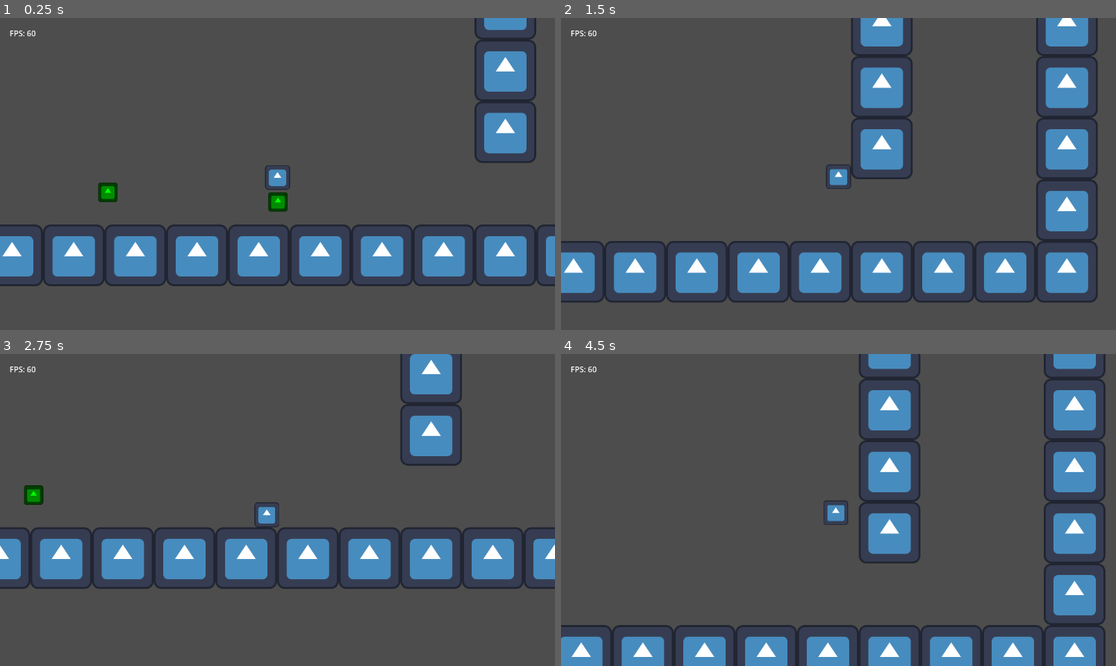
Above: before the commit, frames 1-4 (two rows, left to right).
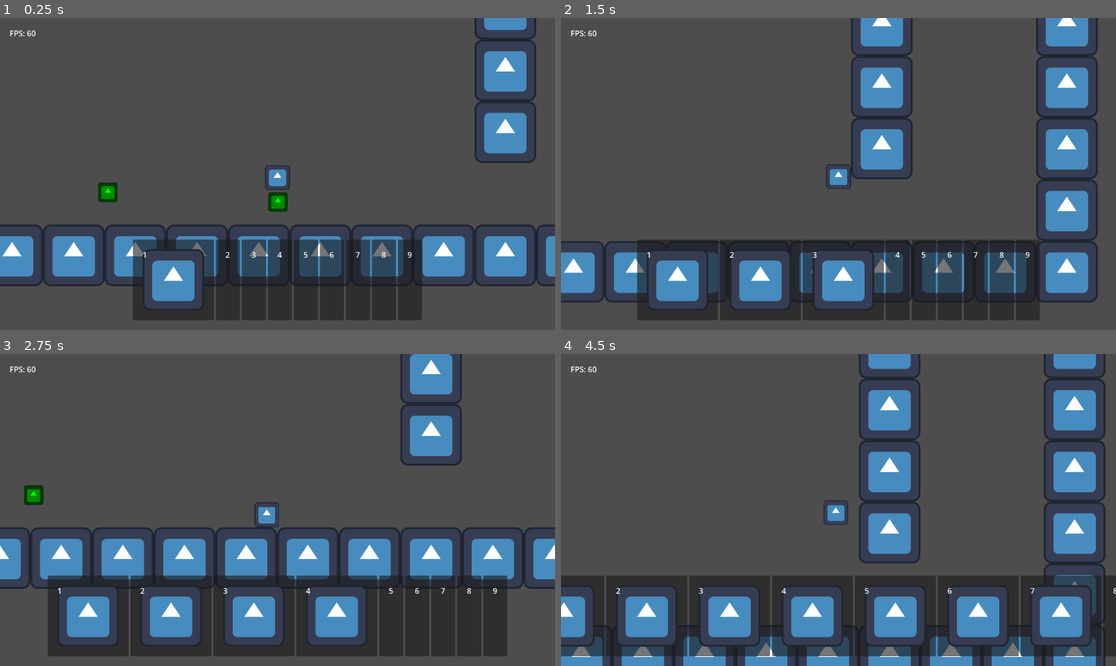
Above: after the commit, the same moments.

Repository: TheHumanMRP/RPG-Life-Tracker
Game: Godot game, scene res://Folders/Systems/Main/Scenes/main_scene.tscn
Two runs of this game, one before a commit and one after it. Both use one fixed random seed, a clock stepped at 60 frames per second and the inputs below. The engine's default icon, where the game draws it, is replaced by a stand-in: a white triangle on a blue panel in a dark square.
Inputs (mouse positions are in pixels of both pictures, inside the frame that each line leads up to):
- Up to frame 1 (0.25 s): no input
- Up to frame 2 (1.5 s): move the mouse to (960, 158) at 0.52 s; hold D (move_right) from 0.53 s (still down); tap I (add_test_sword) at 0.6, 1.35 s; click (960, 158) at 0.67 s; tap Space (jump) at 0.77 s; move the mouse to (727, 189) at 1.27 s
- Up to frame 3 (2.75 s): tap Space (jump) at 1.52 s; move the mouse to (333, 441) at 2.02 s; release D (move_right) at 2.03 s; hold A (move_left) from 2.03 s (still down); tap I (add_test_sword) at 2.1 s
- Up to frame 4 (4.5 s): move the mouse to (810, 572) at 2.77 s; release A (move_left) at 2.78 s; hold D (move_right) 2.78-4.28 s; tap I (add_test_sword) at 2.85, 3.6, 4.35 s; click (810, 572) at 2.92 s; tap Space (jump) at 3.02, 3.77 s; move the mouse to (1005, 556) at 3.52 s; move the mouse to (672, 463) at 4.27 s; hold A (move_left) from 4.28 s (still down)

The runs differ from the first frame. In frame 1, 11% of the frame differs, in the area x 23-76%, y 71-97%; in frame 2, 14%; in frame 3, 17%; in frame 4, 20%, in the area x 0-100%, y 71-97%.
Error before the commit: Parse Error: Could not parse global class "BaseItem" from "res://Folders/Systems/Inventory_System/Items/Item_Types/base_item.gd". (res://Folders/Systems/Invent…

Commit message:
Auto commit at 2026-07-10 02:11:06

Diff:
--- a/Folders/Systems/Inventory_System/Items/Item_Types/base_item.gd
+++ b/Folders/Systems/Inventory_System/Items/Item_Types/base_item.gd
@@ -7,7 +7,14 @@
 @export var base_durability: int = 100 # Used to initialise a new item
 @export var type: String = "base_item" # Should only be used for verification that the item's type is correct
 
-enum item_types =
+enum Item_Types {
+	HELMET,
+	CHESTPLATE,
+	LEGGINGS,
+	BOOTS,
+	WEAPON,
+	BASE
+}
 
 func get_type() -> String:
 	return "base_item"
